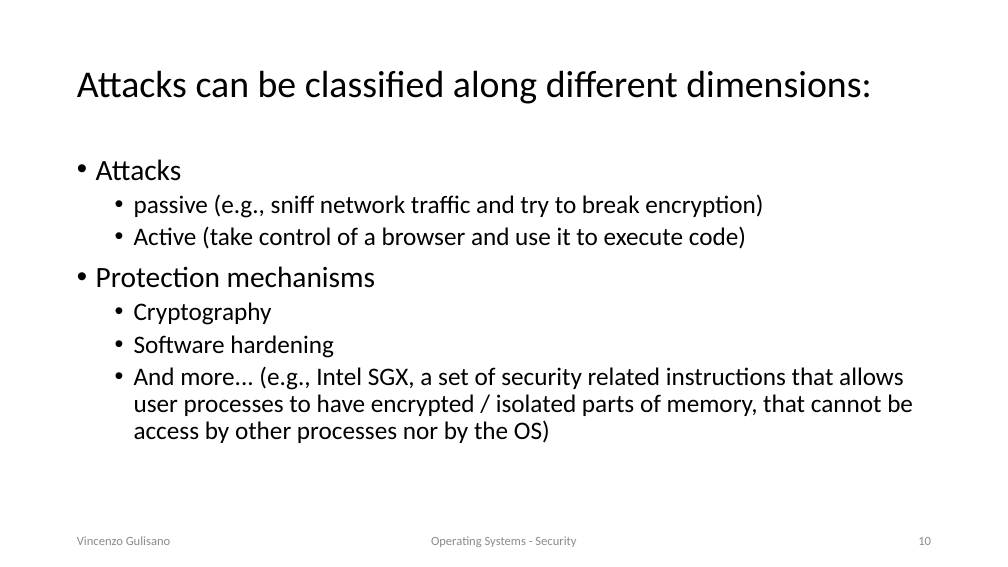
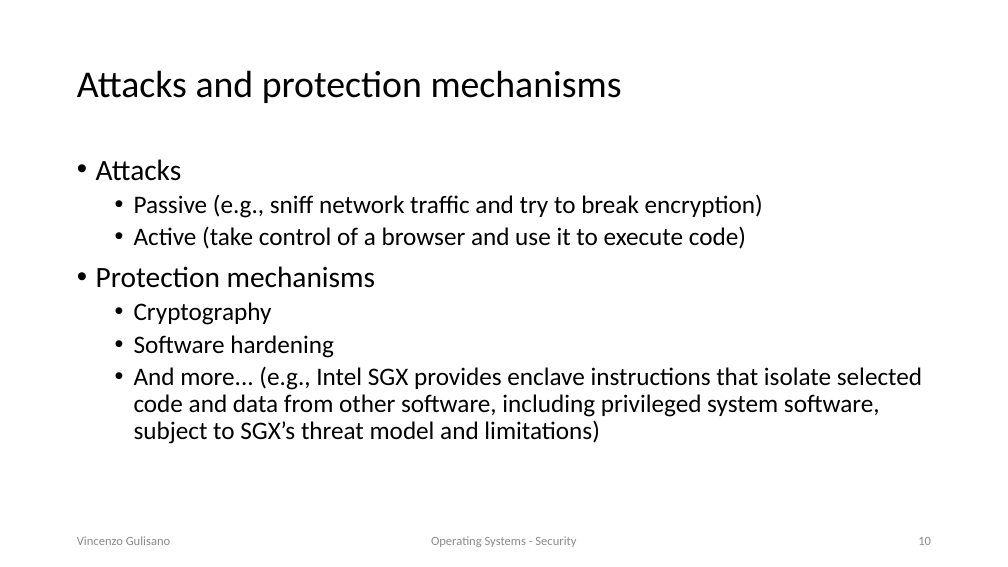
Before and after one commit to vincenzo-gulisano/os_material, a slide deck: slide 10 of security/security.pptx. Drawn at 1008x567 pixels with LibreOffice and Linux fonts; fonts in the diff are those of the drawing. Boxes give left, top, right and bottom in pixels: in the first picture for what was removed or moved away, otherwise in the second. Text is boxed around its words. In the diff, an @@ line names an element or a change of style, - is before the commit and + after.

Commit message:
updating security slides

```diff
--- a/security/security.pptx
+++ b/security/security.pptx
@@ title at box(77, 70, 622, 103): text changed @@
-Attacks can be classified along different dimensions:
+Attacks and protection mechanisms
@@ text at box(134, 194, 763, 218): text changed @@
-  • passive (e.g., sniff network traffic and try to break encryption)
+  • Passive (e.g., sniff network traffic and try to break encryption)
@@ text at box(134, 366, 922, 444): text changed @@
-  • And more... (e.g., Intel SGX, a set of security related instructions that allows user processes to have encrypted / isolated parts of memory, that cannot be access by other processes nor by the OS)
+  • And more... (e.g., Intel SGX provides enclave instructions that isolate selected code and data from other software, including privileged system software, subject to SGX’s threat model and limitations)
```
Also in this commit, not shown: 11 other slides changed, 1 other file.
